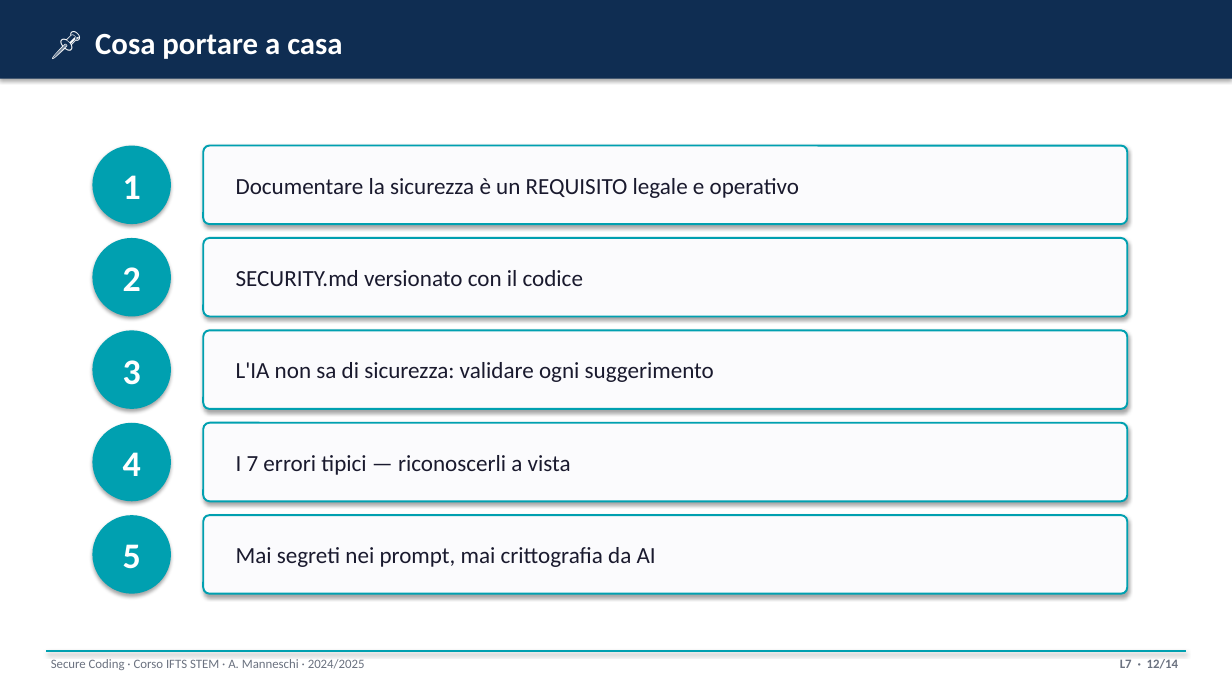
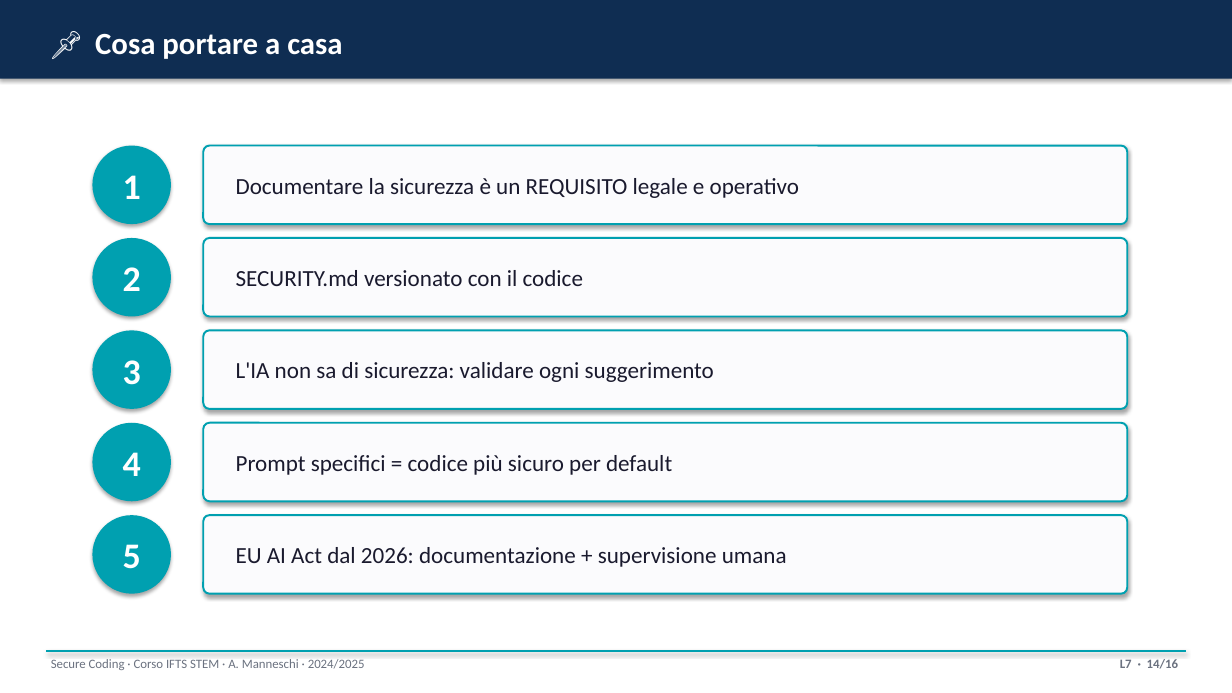
Before and after one commit to ss4i/corso-stem-ifts-secure-coding, a slide deck: slide 14 of docx/slide/L7_documentazione_ai.pptx (slide 12 before the commit). Drawn at 1232x693 pixels with LibreOffice and Linux fonts; fonts in the diff are those of the drawing. Boxes give left, top, right and bottom in pixels: in the first picture for what was removed or moved away, otherwise in the second. Text is boxed around its words. In the diff, an @@ line names an element or a change of style, - is before the commit and + after.

```diff
--- a/docx/slide/L7_documentazione_ai.pptx
+++ b/docx/slide/L7_documentazione_ai.pptx
@@ text at [236,455,672,475]: text changed @@
-I 7 errori tipici — riconoscerli a vista
+Prompt specifici = codice più sicuro per default
@@ text at [236,547,787,567]: text changed @@
-Mai segreti nei prompt, mai crittografia da AI
+EU AI Act dal 2026: documentazione + supervisione umana
@@ text at [1120,659,1178,669]: text changed @@
-L7 · 12/14
+L7 · 14/16
```
Also in this commit, not shown: 12 other slides changed, 2 slides added, 2 other files.
